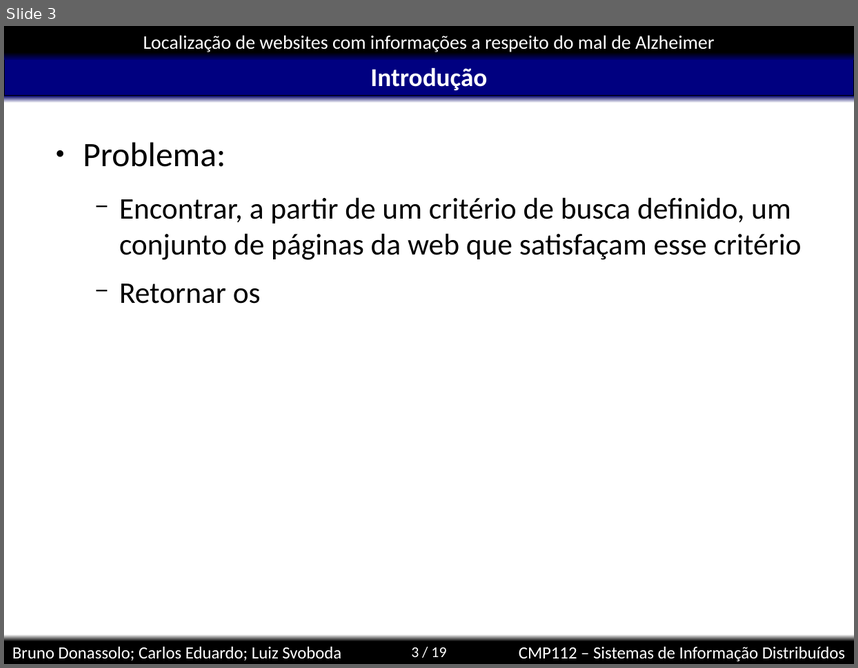
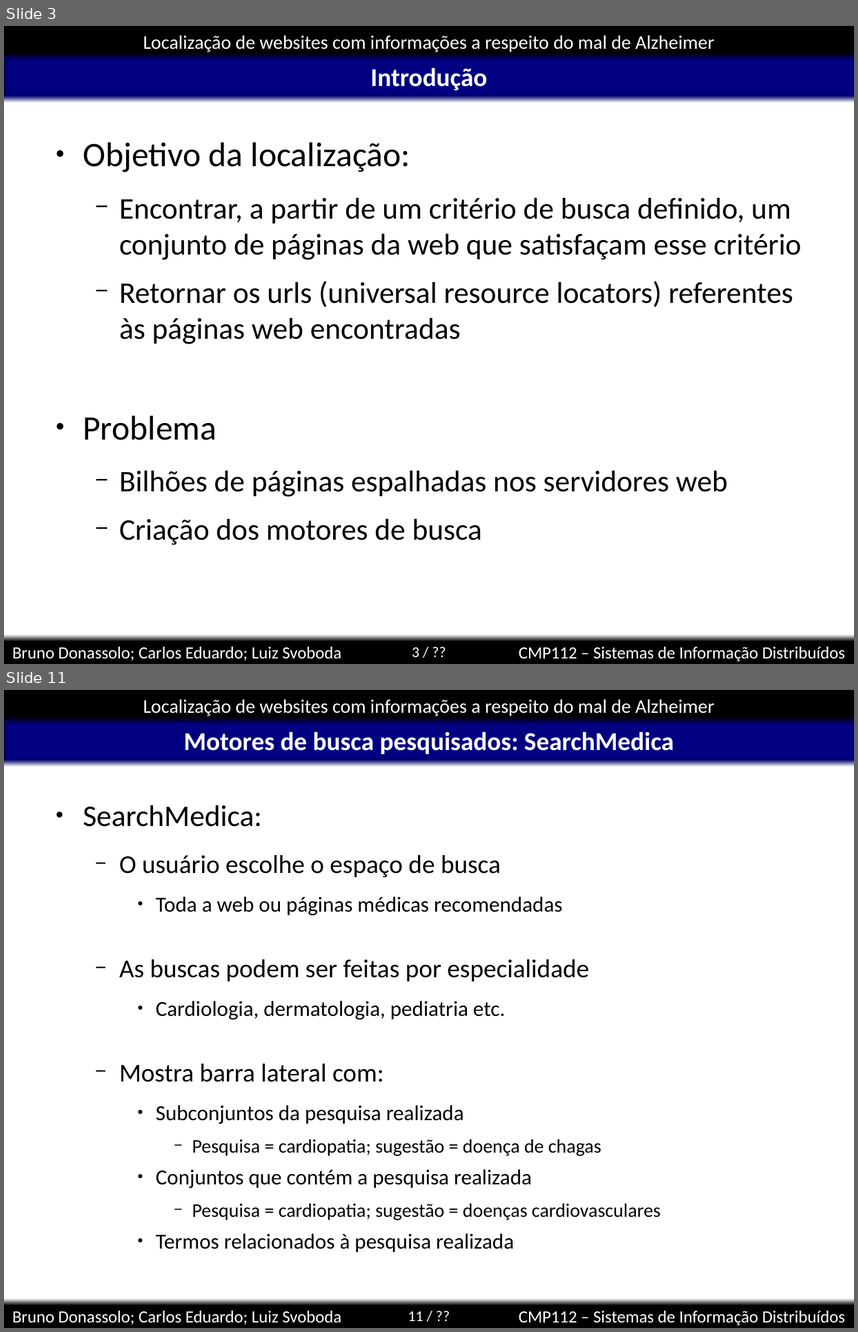
Before and after one commit to kdubezerra/kdubezerra, a slide deck: disciplinas/cmp112/localizacao.ppt. Shown one above the other, each under a label of ours: slide 3 before the commit, slides 3 and 11 after it; the slides between them are not shown. The pictures are 858x668 and 858x1332 pixels, drawn with LibreOffice and Linux fonts; fonts in the diff are those of the drawing; background and template pictures are left out. Boxes give left, top, right and bottom in pixels: in the first picture for what was removed or moved away, otherwise in the second. Text is boxed around its words. In the diff, an @@ line names an element or a change of style, - is before the commit and + after.

```diff
--- a/disciplinas/cmp112/localizacao.ppt
+++ b/disciplinas/cmp112/localizacao.ppt
@@ slide 11 added at box(4, 690, 854, 1328), background #FFFFFF; not listed: 8 template elements that a slide beside it also shows @@
@@ title added at box(184, 732, 674, 754), 24 pt, text #FFFFFF, bold @@
+Motores de busca pesquisados: SearchMedica
@@ text added at box(83, 805, 661, 1252), 20 pt, text #000000 @@
+● SearchMedica:
+  − O usuário escolhe o espaço de busca
+    ● Toda a web ou páginas médicas recomendadas
+  − As buscas podem ser feitas por especialidade
+    ● Cardiologia, dermatologia, pediatria etc.
+  − Mostra barra lateral com:
+    ● Subconjuntos da pesquisa realizada
+      − Pesquisa = cardiopatia; sugestão = doença de chagas
+    ● Conjuntos que contém a pesquisa realizada
+      − Pesquisa = cardiopatia; sugestão = doenças cardiovasculares
+    ● Termos relacionados à pesquisa realizada
@@ slide 3 changed as well @@
@@ text at box(83, 142, 410, 172): text changed @@
-● Problema:
+● Objetivo da localização:
@@ text at box(83, 281, 793, 545): text changed @@
-  − Retornar os
+  − Retornar os urls (universal resource locators) referentes às páginas web encontradas
+● Problema
+  − Bilhões de páginas espalhadas nos servidores web
+  − Criação dos motores de busca
@@ page number at box(412, 647, 419, 657): text changed @@
-3 / 19
+3 / ??
```
Also in this commit, not shown: 1 other slide changed, 10 other slides added.
